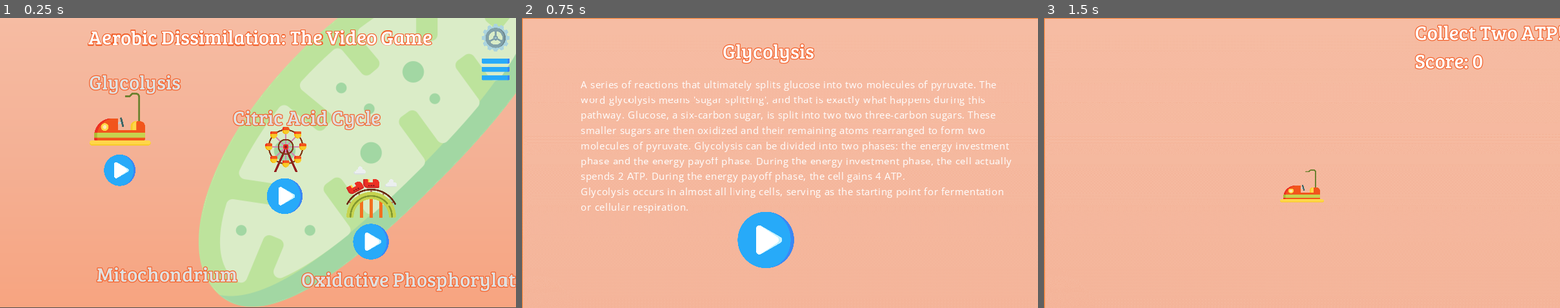
Above: before the commit, frames 1-3 (left to right).
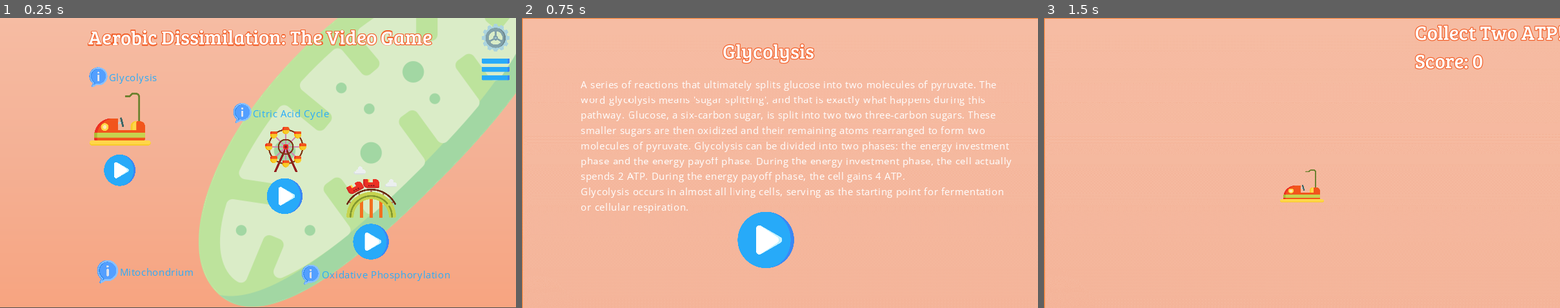
Above: after the commit, the same moments.

Repository: JJWRoeloffs/AerobicDissimilationGame
Game: Godot game, scene res://src/scenes/Main.tscn
Two runs of this game, one before a commit and one after it. Both use one fixed random seed, a clock stepped at 60 frames per second and the inputs below. The project has no main scene, so this scene is started directly.
Inputs (mouse positions are in pixels of both pictures, inside the frame that each line leads up to):
- Up to frame 1 (0.25 s): no input
- Up to frame 2 (0.75 s): click (640, 171) at 0.5 s
- Up to frame 3 (1.5 s): click (1286, 241) at 1.25 s

The runs differ from the first frame. In frame 1, 4.7% of the frame differs, in the area x 17-100%, y 16-95%; in frame 2, less than 0.1%; in frame 3, nothing differs.

Commit message:
modified infobutton

Diff:
--- a/src/buttons/InfoButton.tscn
+++ b/src/buttons/InfoButton.tscn
@@ -1,13 +1,18 @@
-[gd_scene load_steps=3 format=2]
+[gd_scene load_steps=4 format=2]
 
 [ext_resource path="res://src/buttons/InfoButton.gd" type="Script" id=1]
 [ext_resource path="res://assets/images/info.png" type="Texture" id=2]
+[ext_resource path="res://assets/fonts/info_text_theme.tres" type="Theme" id=3]
 
 [node name="InfoButton" type="Button"]
 anchor_left = 0.282031
 anchor_top = 0.197222
-anchor_right = 0.325
+anchor_right = 0.404687
 anchor_bottom = 0.301389
+theme = ExtResource( 3 )
+custom_colors/font_color_disabled = Color( 0.329412, 0.627451, 1, 1 )
+custom_colors/font_color_focus = Color( 1, 1, 1, 1 )
+text = "TEST"
 icon = ExtResource( 2 )
 flat = true
 expand_icon = true
@@ -15,4 +20,5 @@
 __meta__ = {
 "_edit_use_anchors_": true
 }
+
 [connection signal="button_up" from="." to="." method="_on_button_up"]
